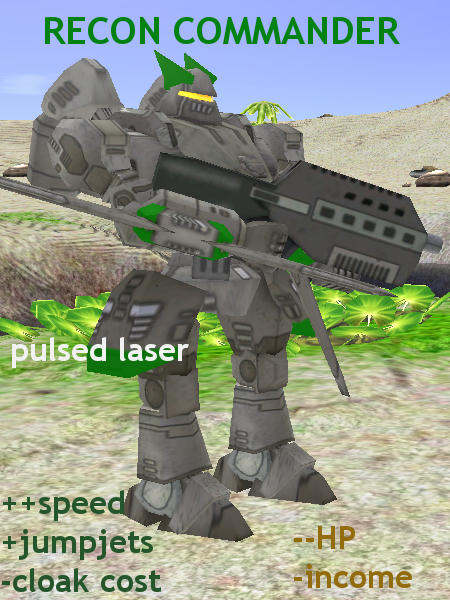
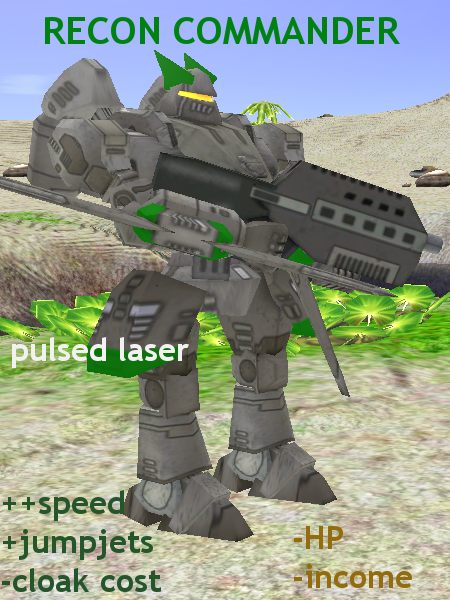
Layer changes from the first 450 × 600 image to the second:
renamed "--HP ..." to "-HP ...", painted on it over [306, 526, 355, 549]
